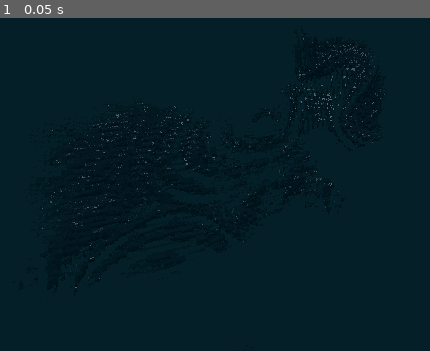
Above: before the commit, frame 1.
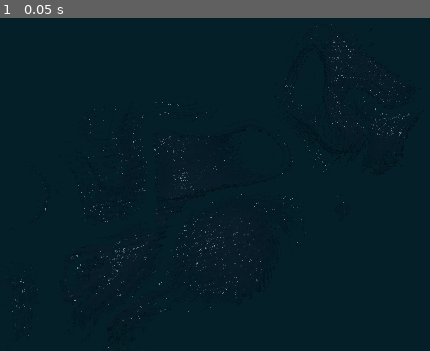
Above: after the commit, the same moment.

Repository: kiwijuice56/gd-fractals
Game: Godot game, scene res://main.tscn
The game is run twice, just before and just after one commit, with the same random seed, the same clock (stepped at 60 frames per second) and the same inputs.
Inputs:
- Up to frame 1 (0.05 s): no input

The runs differ from the first frame. In frame 1, 1.2% of the frame differs, in the area x 2-96%, y 1-100%.

Commit message:
Greatly refactored code

Diff:
--- a/rendering/raymarcher.gdshader
+++ b/rendering/raymarcher.gdshader
@@ -2,23 +2,26 @@
 render_mode unshaded, depth_prepass_alpha;
 
 const float MAX_DISTANCE = 10000.0;
+const float SMOOTH_UNION_MULTIPLIER = 4.0;
+const float BOUNCE_EPSILON_MULTIPLIER = 4.0;
 
 // Decrease iteration and bounce counts for better performance
 // Increase collision threshold for lower detail and better performance
-group_uniforms detail;
+group_uniforms raymarching;
 uniform int max_iter = 512; // Max iterations a regular collision ray can march
 uniform int max_bounce = 2; // Max times a ray can be reflected
 uniform float collision_threshold = 6.0e-3; // Min distance a ray can be from a surface for it to collide
 uniform float normal_sample_length = 32.0e-3; // How far along a collided surface to move when sampling for a normal vector
-uniform float march_proportion = 0.5;
+uniform float march_proportion : hint_range(0.0, 1.0) = 0.5; // How far a ray marches along the given distance (lower is safer)
+uniform float runaway_threshold = 8.0; // Distance where a ray is considered far enough to stop iteration
 
 group_uniforms fractal;
 uniform int fractal_iterations = 4; // Max iterations of the fractal algoritms
 uniform vec3 color_center_point = vec3(0.0, 0.5, -0.5); // Color parameters for fractal algorithms
-uniform float color_intensity = 0.5;
+uniform float color_balance: hint_range(0.0, 1.0) = 0.5;
 
 group_uniforms mandelbulb;
-uniform float mandelbulb_power = 8.0; // Dimension of the fractal
+uniform float mandelbulb_power = 8.0;
 uniform float mandelbulb_runaway_threshold = 2.0;
 
 group_uniforms shape_modulus;
@@ -33,16 +36,14 @@
 group_uniforms mesh;
 uniform sampler3D sdf_texture: repeat_disable, filter_linear;
 
-group_uniforms camera;
-uniform float runaway_threshold = 8.0; // Distance where a ray is considered far enough to stop iteration
-
-group_uniforms light;
-uniform vec3 light_ray = vec3(0.0, -1.0, 0.0);
+group_uniforms lighting;
+uniform vec3 light_direction = vec3(0.0, -1.0, 0.0);
 uniform float base_smoothness = 24.0;
 uniform vec3 specular_color: source_color = vec3(1.0, 1.0, 1.0);
-uniform float specular_ratio = 1.0;
-uniform float shadow_strength = 0.75;
+uniform float specular_ratio : hint_range(0.0, 1.0) = 1.0;
+uniform float shadow_darkness : hint_range(0.0, 1.0) = 0.75;
 uniform vec3 shadow_absorption = vec3(1.2, 1.1, 1.0);
+uniform float shadow_softness : hint_range(0.0, 1.0) = 0.416;
 
 group_uniforms scene;
 uniform vec4 clear_color: source_color;
@@ -52,7 +53,7 @@
 uniform float _fov = 86.0;
 uniform mat3 _cam_mat = mat3(0.0); // Camera basis matrix
 
-// Transform of the fractal object
+// Transform of the object
 instance uniform vec3 _position = vec3(0.0);
 instance uniform float _scale = 1.0;
 instance uniform vec3 _rotation;
@@ -70,52 +71,36 @@
 /* Rotation functions */
 
 mat3 rotation_x(float angle) {
-	float s = sin(angle);
-	float c = cos(angle);
-	return mat3(
-		vec3(1.0, 0.0, 0.0),
-		vec3(0.0, c, -s),
-		vec3(0.0, s, c)
-	);
+	float s = sin(angle); float c = cos(angle);
+	return mat3(vec3(1.0, 0.0, 0.0), vec3(0.0, c, -s), vec3(0.0, s, c));
 }
 
 mat3 rotation_y(float angle) {
-	float s = sin(angle);
-	float c = cos(angle);
-	return mat3(
-		vec3(c, 0.0, s),
-		vec3(0.0, 1.0, 0.0),
-		vec3(-s, 0.0, c)
-	);
+	float s = sin(angle); float c = cos(angle);
+	return mat3(vec3(c, 0.0, s), vec3(0.0, 1.0, 0.0), vec3(-s, 0.0, c));
 }
 
 mat3 rotation_z(float angle) {
-	float s = sin(angle);
-	float c = cos(angle);
-	return mat3(
-		vec3(c, -s, 0.0),
-		vec3(s, c, 0.0),
-		vec3(0.0, 0.0, 1.0)
-	);
+	float s = sin(angle); float c = cos(angle);
+	return mat3(vec3(c, -s, 0.0), vec3(s, c, 0.0), vec3(0.0, 0.0, 1.0));
 }
 
 vec3 rotate_xyz(vec3 p, vec3 angles) {
 	return rotation_z(angles.z) * rotation_y(angles.y) * rotation_x(angles.x) * p;
 }
 
-
 /* Helper distance estimates */
 
 // https://iquilezles.org/articles/distfunctions/
 float smooth_union(float d1, float d2, float k) {
-	k *= 4.0;
-	float h = max(k - abs(d1-d2), 0.0);
-	return min(d1, d2) - h * h * 0.25/k;
+	k *= SMOOTH_UNION_MULTIPLIER;
+	float h = max(k - abs(d1 - d2), 0.0);
+	return min(d1, d2) - h * h / SMOOTH_UNION_MULTIPLIER / k;
 }
 
 // https://iquilezles.org/articles/distfunctions/
 float smooth_intersection(float d1, float d2, float k) {
-	return -smooth_union(-d1,-d2,k);
+	return -smooth_union(-d1, -d2, k);
 }
 
 // Returns distance estimate to fractal
@@ -123,42 +108,41 @@
 // https://iquilezles.org/articles/ftrapsgeometric/
 float mandelbulb_DE(vec3 p, inout vec3 collision_info) {
 	vec3 x = p;
+	float r = 0.0;
 	float dr = 1.0;
-	float r = 0.0;
+
 	for (int i = 0; i < fractal_iterations; i++) {
 		r = length(x);
-
 		if (r > mandelbulb_runaway_threshold) {
 			break;
 		}
-
 		dr = pow(r, mandelbulb_power - 1.0) * mandelbulb_power * dr;
 
-		float xr = pow(r, mandelbulb_power);
-
+		// Mandelbulb folding
 		float theta = acos(x.z / r);
 		float phi = atan(x.y, x.x);
 		theta = theta * mandelbulb_power;
 		phi = phi * mandelbulb_power;
-
-		x = xr * vec3(sin(theta) * cos(phi), sin(phi) * sin(theta), cos(theta));
-		x += p;
+		x = p + pow(r, mandelbulb_power) * vec3(sin(theta) * cos(phi), sin(phi) * sin(theta), cos(theta));
 
 		collision_info.r = min(collision_info.r, length(x - color_center_point));
 	}
-	collision_info.r *= color_intensity;
+	collision_info.r *= color_balance;
 	return 0.5 * log(r) * r/dr;
 }
 
 float julia_DE(vec3 p, inout vec3 collision_info) {
 	vec4 x = vec4(p.x, p.z, 0.0, p.y);
 	vec4 c = vec4(0.0, -0.3 - 0.5 * sin(TIME), -0.3, -0.6); // Fluid center point
+	float r = 0.0;
 	float dr = 1.0;
+
 	for (int i = 0; i < fractal_iterations; i++) {
-		if (length(x) > mandelbulb_runaway_threshold) {
-			break;
-		}
-		dr = 2.0 * length(x) * dr + 1.0;
+		r = length(x);
+		if (r > mandelbulb_runaway_threshold) {
+			break;
+		}
+		dr = 2.0 * r * dr + 1.0;
 
 		// Quaternion multiplication
 		x = c + vec4(
@@ -168,7 +152,7 @@
 			2.0 * x.w * x.z
 		);
 	}
-	return 0.5 * length(x) * log(length(x)) / dr;
+	return 0.5 * r * log(r) / dr;
 }
 
 float mesh_DE(vec3 p, inout vec3 collision_info) {
@@ -176,12 +160,12 @@
 }
 
 float mesh_fractal_DE(vec3 p, inout vec3 collision_info) {
-	vec3 _garbage;
 	vec4 x = vec4(p, 0.0);
+	float r = 0.0;
 	float dr = 1.0;
 
 	for (int i = 0; i < fractal_iterations; i++) {
-		collision_info.r = min(collision_info.r, length(x.xyz - color_center_point));
+		r = length(x);
 
 		float dist_to_portal = length(x.xyz - portal_center);
 		if (dist_to_portal < portal_radius) {
@@ -189,14 +173,17 @@
 			dr *= portal_scale;
 		} else {
 			vec3 D = normalize(texture(noise, noise_frequency * x.xyz).rgb);
+			vec3 _garbage;
 			float R = exp(alpha * (mesh_DE(x.xyz, _garbage) + beta));
 			x.xyz = D * R;
 			dr = alpha * R * dr + 1.0;
 		}
-	}
-
-	collision_info.r *= color_intensity;
-	return 0.5 * length(x) * log(length(x)) / dr;
+
+		collision_info.r = min(collision_info.r, length(x.xyz - color_center_point));
+	}
+
+	collision_info.r *= color_balance;
+	return 0.5 * r * log(r) / dr;
 }
 
 float world_DE(vec3 p, inout int collider_id, inout vec3 collision_info) {
@@ -205,9 +192,7 @@
 	p /= _scale;
 
 	collider_id = 1;
-	collision_info.r = 1.0;
-	collision_info.g = MAX_DISTANCE;
-	collision_info.b = 0.0;
+	collision_info = vec3(1.0, MAX_DISTANCE, 0.0);
 
 	return _scale * mesh_fractal_DE(p, collision_info);
 }
@@ -234,13 +219,11 @@
 
 vec3 get_normal(vec3 ray_pos) {
 	int _id; vec3 _garbage;
-	return normalize(
-		vec3(
-			world_DE(ray_pos + vec3(normal_sample_length, 0.0, 0.0), _id, _garbage) - world_DE(ray_pos - vec3(normal_sample_length, 0.0, 0.0), _id, _garbage),
-			world_DE(ray_pos + vec3(0.0, normal_sample_length, 0.0), _id, _garbage) - world_DE(ray_pos - vec3(0.0, normal_sample_length, 0.0), _id, _garbage),
-			world_DE(ray_pos + vec3(0.0, 0.0, normal_sample_length), _id, _garbage) - world_DE(ray_pos - vec3(0.0, 0.0, normal_sample_length), _id, _garbage)
-			)
-		);
+	return normalize(vec3(
+		world_DE(ray_pos + vec3(normal_sample_length, 0.0, 0.0), _id, _garbage) - world_DE(ray_pos - vec3(normal_sample_length, 0.0, 0.0), _id, _garbage),
+		world_DE(ray_pos + vec3(0.0, normal_sample_length, 0.0), _id, _garbage) - world_DE(ray_pos - vec3(0.0, normal_sample_length, 0.0), _id, _garbage),
+		world_DE(ray_pos + vec3(0.0, 0.0, normal_sample_length), _id, _garbage) - world_DE(ray_pos - vec3(0.0, 0.0, normal_sample_length), _id, _garbage)
+	));
 }
 
 struct Material {
@@ -251,9 +234,7 @@
 	vec4 albedo_color;
 };
 
-// https://www.scratchapixel.com/lessons/3d-basic-rendering/ray-tracing-generating-camera-rays/generating-camera-rays.html
 void fragment() {
-	// Initialize materials
 	Material fractal_material = Material(0.25, 0.5, 5.0, 0.95, vec4(0.5, 0.2, 0.5, 1.0));
 	Material mesh_material    = Material(0.55, 0.7, 5.0, 0.95, vec4(0.5, 0.2, 0.1, 1.0));
 
@@ -270,6 +251,7 @@
 	vec4 pixel_color = clear_color;
 	float previous_reflectance = 1.0;
 	for (int i = 0; i < max_bounce; i++) {
+		// Find contact point and object
 		int collider_id;
 		vec3 collision_info = vec3(1.0, MAX_DISTANCE, 0.0);
 		int iter = march(ray_pos, ray_dir, collider_id, collision_info);
@@ -285,11 +267,12 @@
 		} else if (collider_id == 1) {
 			surface_material = mesh_material;
 		}
+
 		vec3 normal = -get_normal(ray_pos);
 
-		// Reflect the ray
+		// Reflect the ray for future bounces
 		ray_dir = ray_dir - 2.0 * dot(ray_dir, normal) * normal;
-		ray_pos += ray_dir * collision_threshold * 4.0;
+		ray_pos += ray_dir * collision_threshold * BOUNCE_EPSILON_MULTIPLIER;
 
 		// Albedo (slightly hacky, changes based on what fractal/DE is being rendered)
 		float fractal_mix = fract(collision_info.r);
@@ -300,12 +283,12 @@
 		hit_color.rgb = clear_color.rgb * aa + (1.0 - aa) * hit_color.rgb;
 
 		// Shadows based on the normal only
-		float normal_shadow = ((1.0 - shadow_strength) + shadow_strength* pow(max(0.0, specular_ratio * dot(normal, -normalize(light_ray))), 1.0/2.4));
+		float normal_shadow = ((1.0 - shadow_darkness) + shadow_darkness * pow(max(0.0, specular_ratio * dot(normal, -normalize(light_direction))), shadow_softness));
 		hit_color *= vec4(pow(normal_shadow, shadow_absorption.r), pow(normal_shadow, shadow_absorption.g), normal_shadow, shadow_absorption.b);
 
 		// Specular highlights
-		float specular = clamp(dot(-normalize(light_ray), ray_dir), 0.0, 1.0);
-		float specular_power = pow(base_smoothness * (surface_material.roughness - 1.0), 2.0) + 2.0;
+		float specular = clamp(dot(-normalize(light_direction), ray_dir), 0.0, 1.0);
+		float specular_power = pow(base_smoothness * (surface_material.roughness - 1.0), 2.0);
 		hit_color += specular_ratio * vec4(specular_color.rgb, 1.0) * vec4(surface_material.specular_alpha) * pow(specular, specular_power);
 
 		// Mix reflections
--- a/rendering/rendering_plane.tscn
+++ b/rendering/rendering_plane.tscn
@@ -34,29 +34,30 @@
 shader_parameter/collision_threshold = 0.004
 shader_parameter/normal_sample_length = 0.005
 shader_parameter/march_proportion = 0.235
+shader_parameter/runaway_threshold = 8.0
 shader_parameter/fractal_iterations = 8
 shader_parameter/color_center_point = Vector3(0.995, -0.25, 0.765)
-shader_parameter/color_intensity = 0.465
+shader_parameter/color_balance = 0.5
 shader_parameter/mandelbulb_power = 8.09
 shader_parameter/mandelbulb_runaway_threshold = 2.29
-shader_parameter/alpha = 1.79
+shader_parameter/alpha = 1.825
 shader_parameter/beta = -0.26
 shader_parameter/noise = SubResource("NoiseTexture3D_hnudu")
-shader_parameter/noise_frequency = 2.0
-shader_parameter/portal_center = Vector3(0.5, 0.6, 0)
-shader_parameter/portal_radius = 0.3
-shader_parameter/portal_scale = 4.0
+shader_parameter/noise_frequency = 2.79
+shader_parameter/portal_center = Vector3(0.59, 0.74, 0.085)
+shader_parameter/portal_radius = 0.245
+shader_parameter/portal_scale = 5.965
 shader_parameter/sdf_texture = ExtResource("2_n23bp")
-shader_parameter/runaway_threshold = 8.0
-shader_parameter/light_ray = Vector3(-0.802, -3.285, -0.559)
+shader_parameter/light_direction = Vector3(-0.865, -0.975, 0.255)
 shader_parameter/base_smoothness = 24.0
 shader_parameter/specular_color = Color(1, 1, 1, 1)
-shader_parameter/specular_ratio = 0.325
-shader_parameter/shadow_strength = 0.75
+shader_parameter/specular_ratio = 0.490000023275
+shader_parameter/shadow_darkness = 0.6230000295925
 shader_parameter/shadow_absorption = Vector3(1.2, 1.1, 1)
+shader_parameter/shadow_softness = 0.416
 shader_parameter/clear_color = Color(0.019475712, 0.06422869, 0.079802014, 1)
 shader_parameter/_fov = 70.01
-shader_parameter/_cam_mat = Basis(0.21092847, -0.435468, 0.8751439, 0, 0.8952865, 0.44549087, -0.9775015, -0.09396671, 0.1888414)
+shader_parameter/_cam_mat = Basis(-0.18785697, -0.18244092, 0.9651037, 0, 0.9825975, 0.1857479, -0.9821964, 0.03489404, -0.18458779)
 
 [sub_resource type="PlaneMesh" id="PlaneMesh_n23bp"]
 size = Vector2(16, 16)
